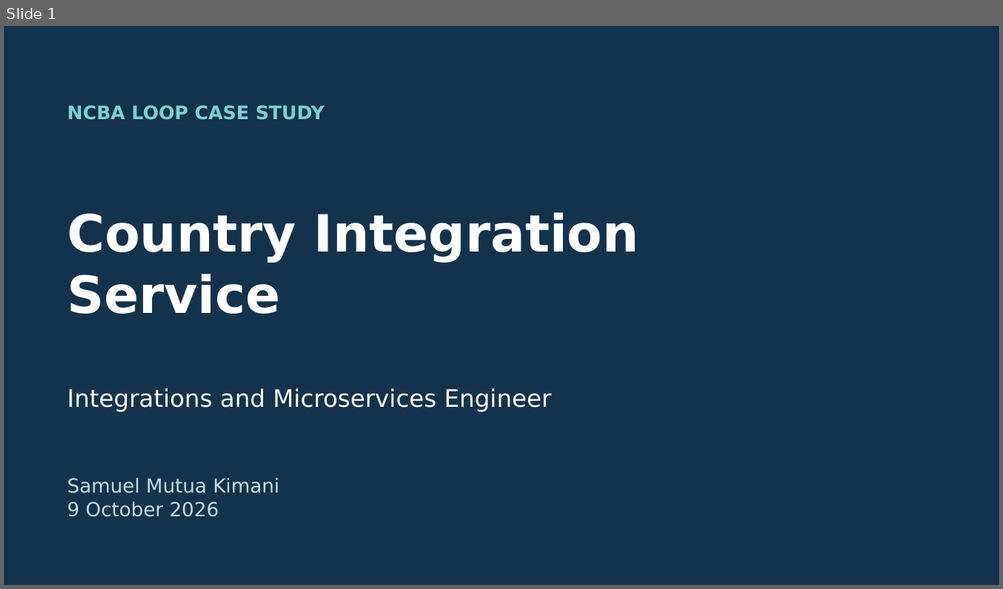
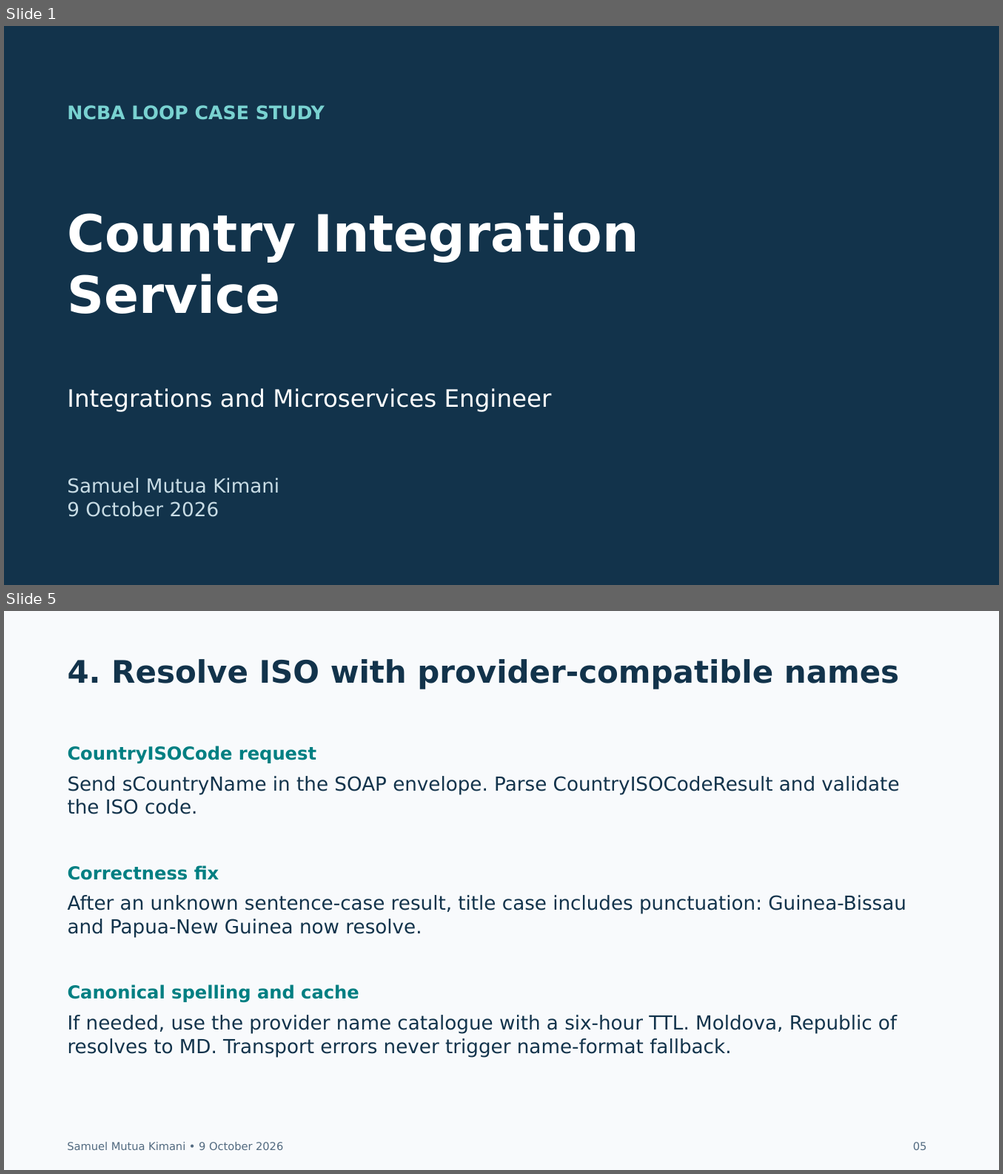
Before and after one commit to kimtour/country-integration-service, a slide deck: docs/submission/Case Study Submission – Integrations and Microservices Engineer – Samuel Mutua Kimani.pptx. Shown one above the other, each under a label of ours: slide 1 before the commit, slides 1 and 5 after it; the slides between them are not shown. The pictures are 1003x589 and 1003x1174 pixels, drawn with LibreOffice and Linux fonts; fonts in the diff are those of the drawing. Boxes give left, top, right and bottom in pixels: in the first picture for what was removed or moved away, otherwise in the second. Text is boxed around its words. In the diff, an @@ line names an element or a change of style, - is before the commit and + after.

Commit message:
Fix country resolution and complete verified assessment submission

```diff
--- a/docs/submission/Case Study Submission – Integrations and Microservices Engineer – Samuel Mutua Kimani.pptx
+++ b/docs/submission/Case Study Submission – Integrations and Microservices Engineer – Samuel Mutua Kimani.pptx
@@ slide 5 added at [4,611,999,1170], background #F8FAFC @@
@@ text added at [68,659,899,689], 30 pt, text #12334B, bold @@
+4. Resolve ISO with provider-compatible names
@@ text added at [68,746,316,764], 17.2 pt, text #007F82, bold @@
+CountryISOCode request
@@ text added at [68,776,899,815], 18.8 pt, text #12334B @@
+Send sCountryName in the SOAP envelope. Parse CountryISOCodeResult and validate the ISO code.
@@ text added at [68,866,219,880], 17.2 pt, text #007F82, bold @@
+Correctness fix
@@ text added at [68,895,906,937], 18.8 pt, text #12334B @@
+After an unknown sentence-case result, title case includes punctuation: Guinea-Bissau and Papua-New Guinea now resolve.
@@ text added at [68,985,359,1003], 17.2 pt, text #007F82, bold @@
+Canonical spelling and cache
@@ text added at [68,1015,896,1057], 18.8 pt, text #12334B @@
+If needed, use the provider name catalogue with a six-hour TTL. Moldova, Republic of resolves to MD. Transport errors never trigger name-format fallback.
@@ text added at [67,1142,283,1150], 10.5 pt, text #526A80 @@
+Samuel Mutua Kimani • 9 October 2026
@@ text added at [913,1142,927,1150], 10.5 pt, text #526A80 @@
+05
```
Also in this commit, not shown: 16 other slides added, 12 slides removed, 48 other files.
